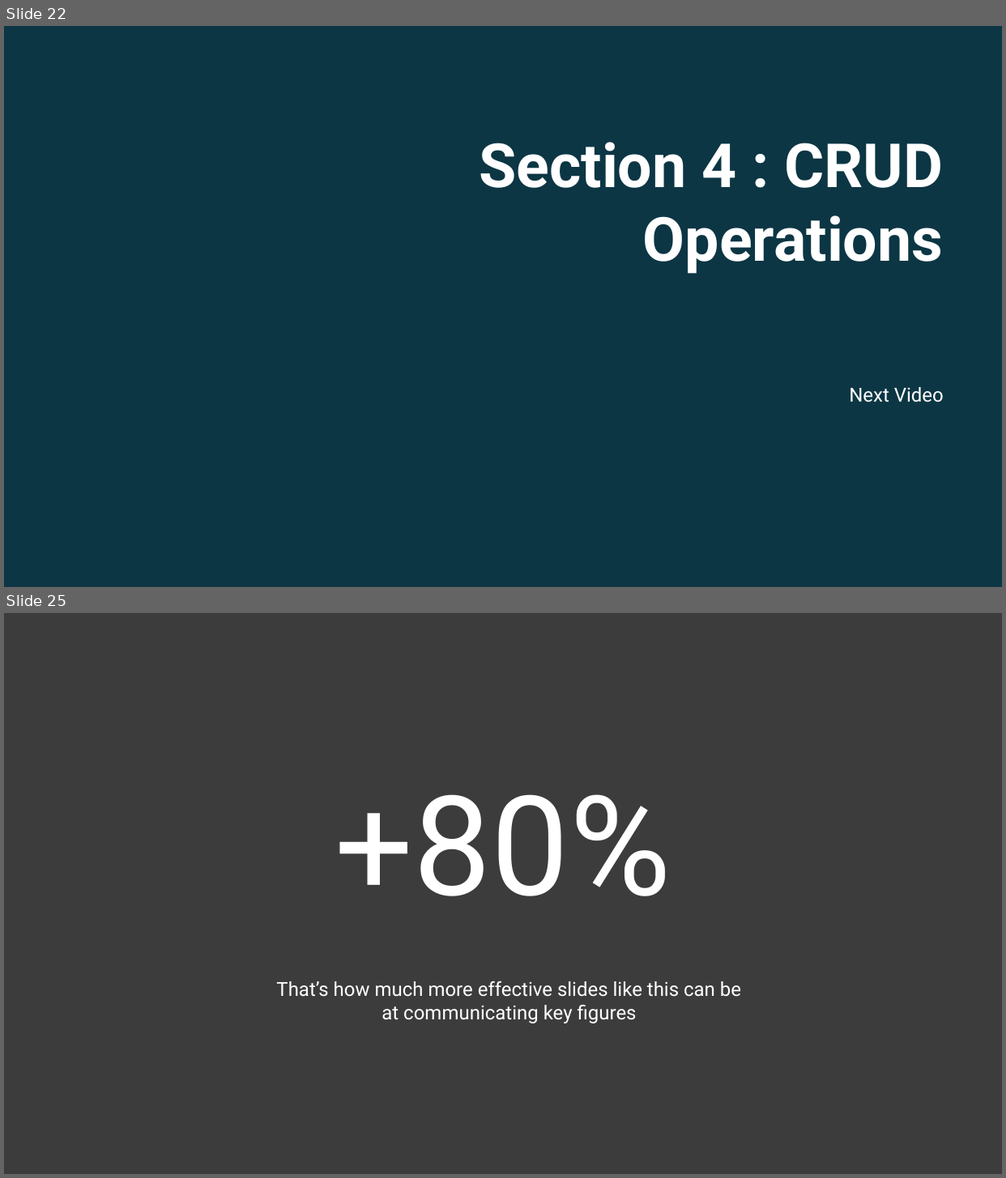
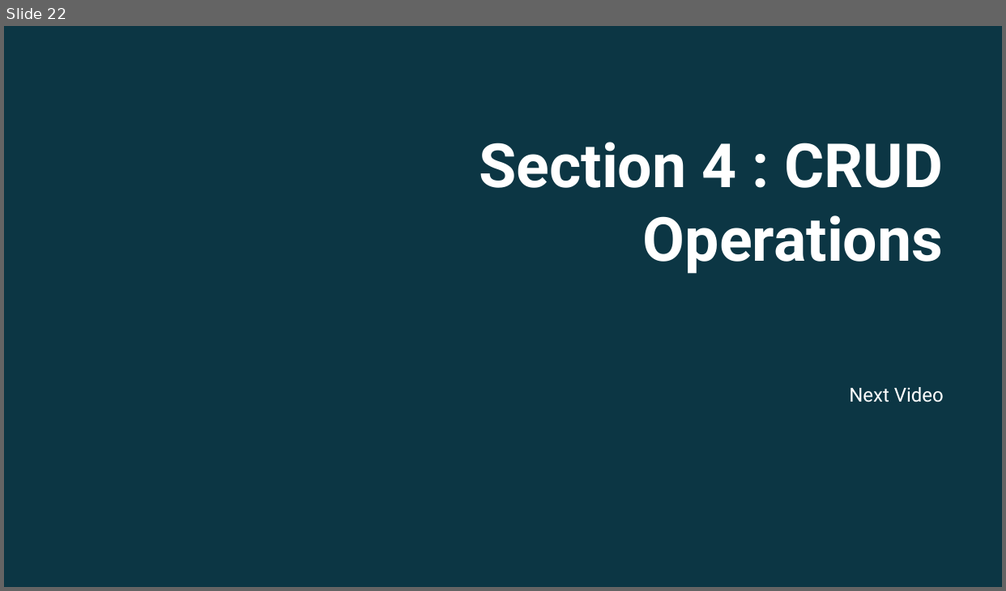
Before and after one commit to twalkerb/Entity-foundation-.NET-6, a slide deck: Sections/Section 3/Entity Fundamentals Using .NET 6_Section 3.pptx. Shown one above the other, each under a label of ours: slides 22 and 25 before the commit, slide 22 after it; the slides between them are not shown. The pictures are 1006x1178 and 1006x591 pixels, drawn with LibreOffice and Linux fonts; fonts in the diff are those of the drawing; background and template pictures are left out; a plain dark background stands for a picture behind light text. Boxes give left, top, right and bottom in pixels: in the first picture for what was removed or moved away, otherwise in the second. Text is boxed around its words. In the diff, an @@ line names an element or a change of style, - is before the commit and + after.

```diff
--- a/Sections/Section 3/Entity Fundamentals Using .NET 6_Section 3.pptx
+++ b/Sections/Section 3/Entity Fundamentals Using .NET 6_Section 3.pptx
@@ slide 25 removed at [4, 613, 1002, 1174], background #3C3C3C @@
@@ title removed at [335, 794, 671, 897] @@
-+80%
@@ text removed at [276, 982, 741, 1024] @@
-That’s how much more effective slides like this can be
-at communicating key figures
```
Also in this commit, not shown: 2 slides changed, 9 other slides removed, 24 other files.
